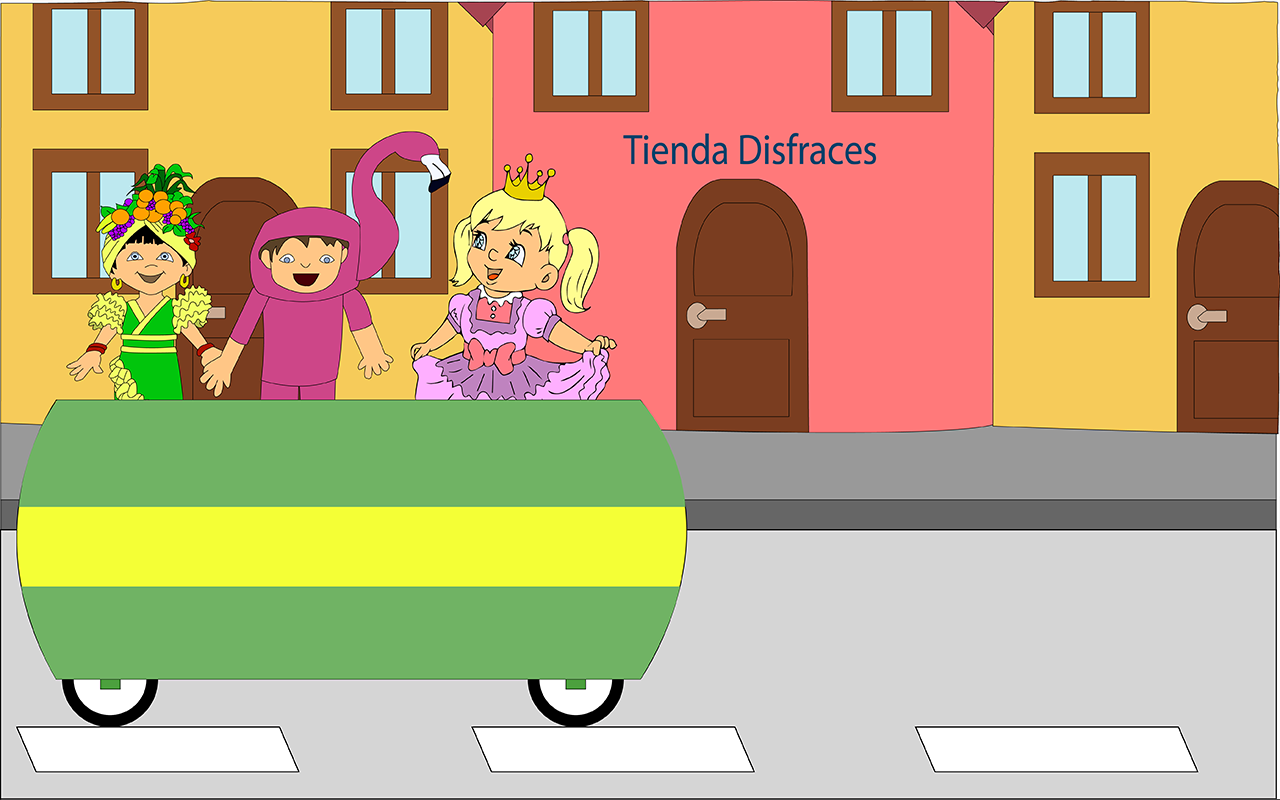
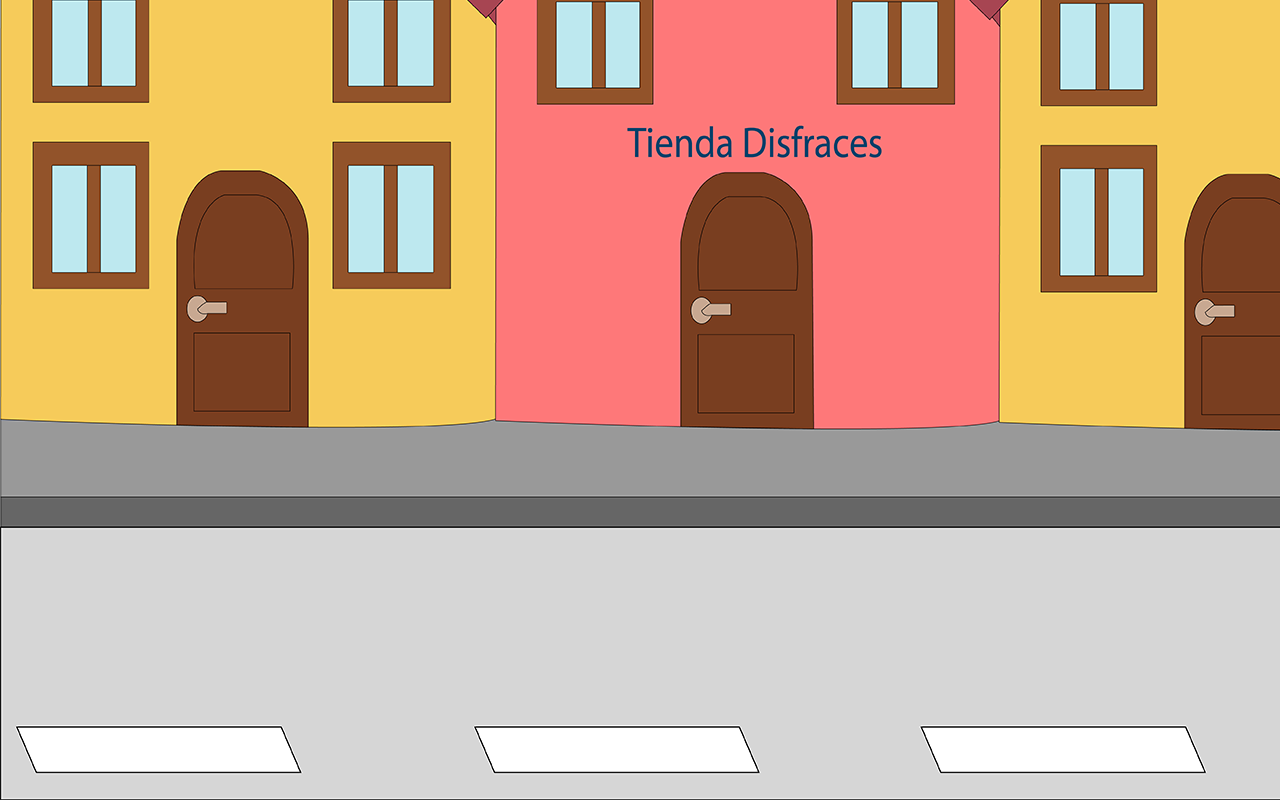
The second 1280 x 800 image is a revision of the first. Changes to its layers:
removed layer "FondoDisfrazado" over [0, 0, 1280, 799]
